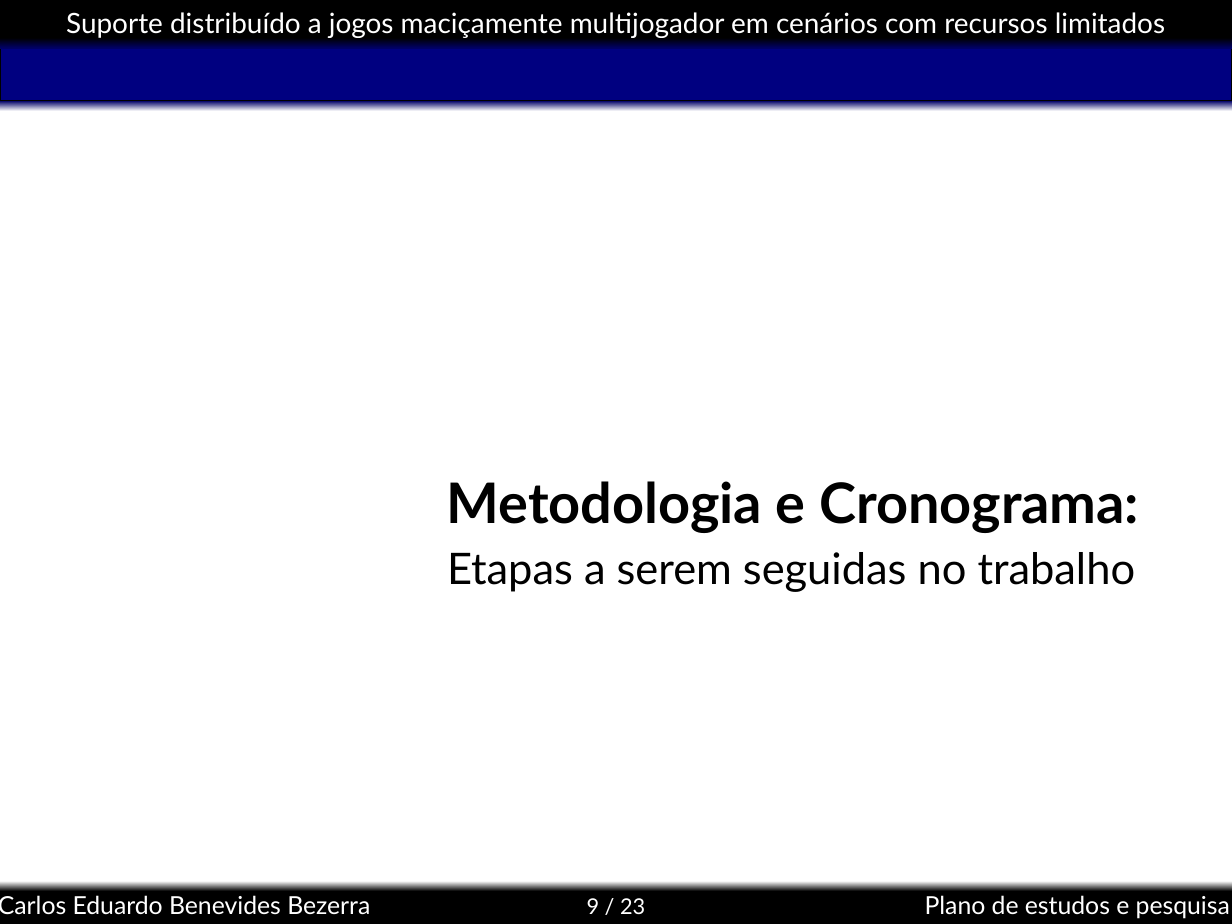
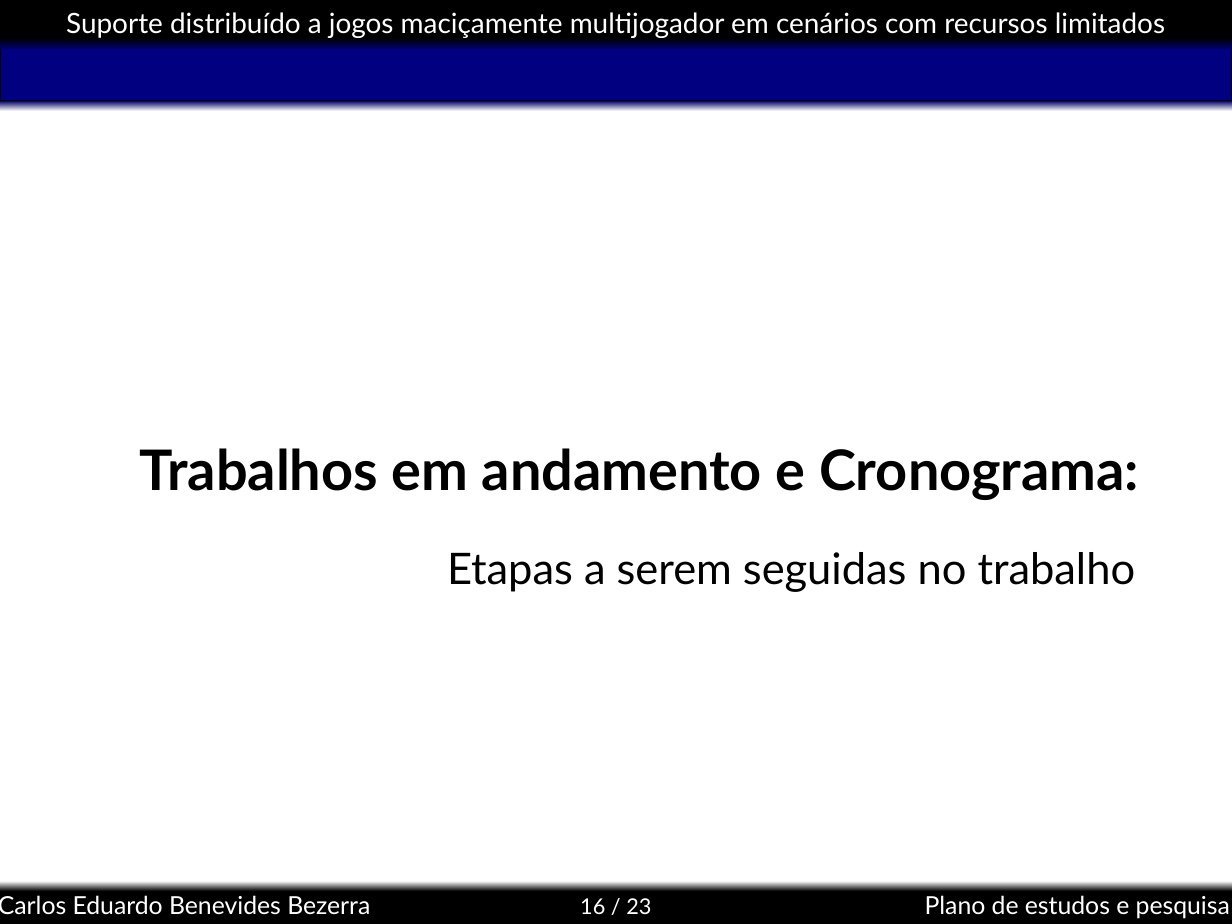
Before and after one commit to kdubezerra/kdubezerra, a slide deck: slide 16 of textos/semac/Semac_Defesa.ppt (slide 9 before the commit). Drawn at 1232x924 pixels with LibreOffice and Linux fonts; fonts in the diff are those of the drawing; background and template pictures are left out. Boxes give left, top, right and bottom in pixels: in the first picture for what was removed or moved away, otherwise in the second. Text is boxed around its words. In the diff, an @@ line names an element or a change of style, - is before the commit and + after.

```diff
--- a/textos/semac/Semac_Defesa.ppt
+++ b/textos/semac/Semac_Defesa.ppt
@@ title at [139, 448, 1139, 500]: text changed @@
-Metodologia e Cronograma:
+Trabalhos em andamento e Cronograma:
@@ page number at [580, 898, 651, 914]: text changed @@
-9 / 23
+16 / 23
```
Also in this commit, not shown: 3 other slides changed, 8 slides added, 1 slide removed, 4 other files.
